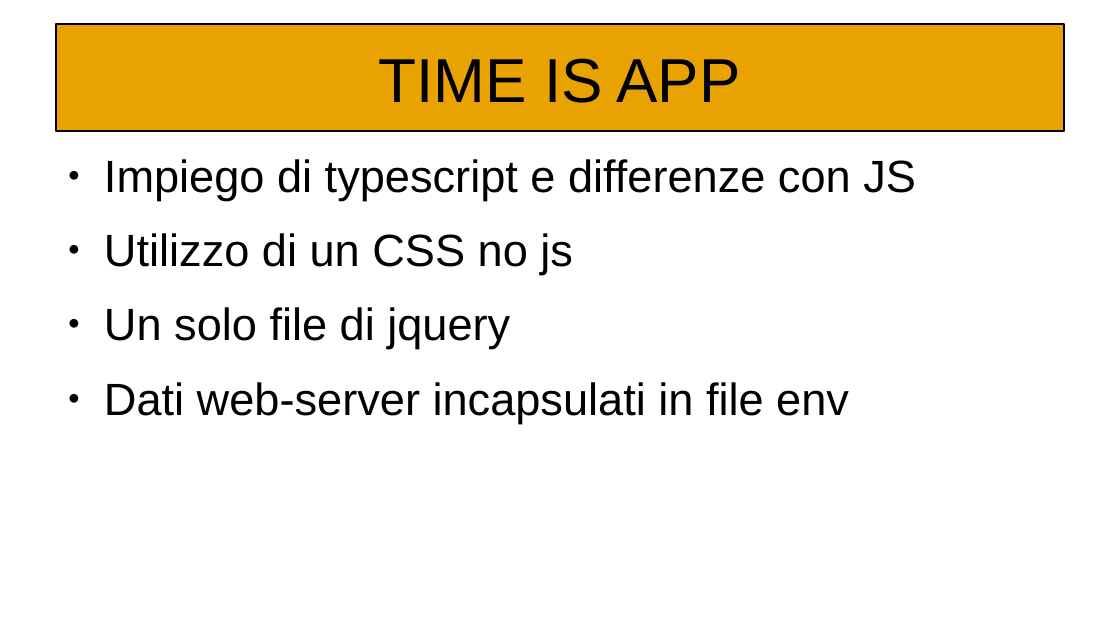
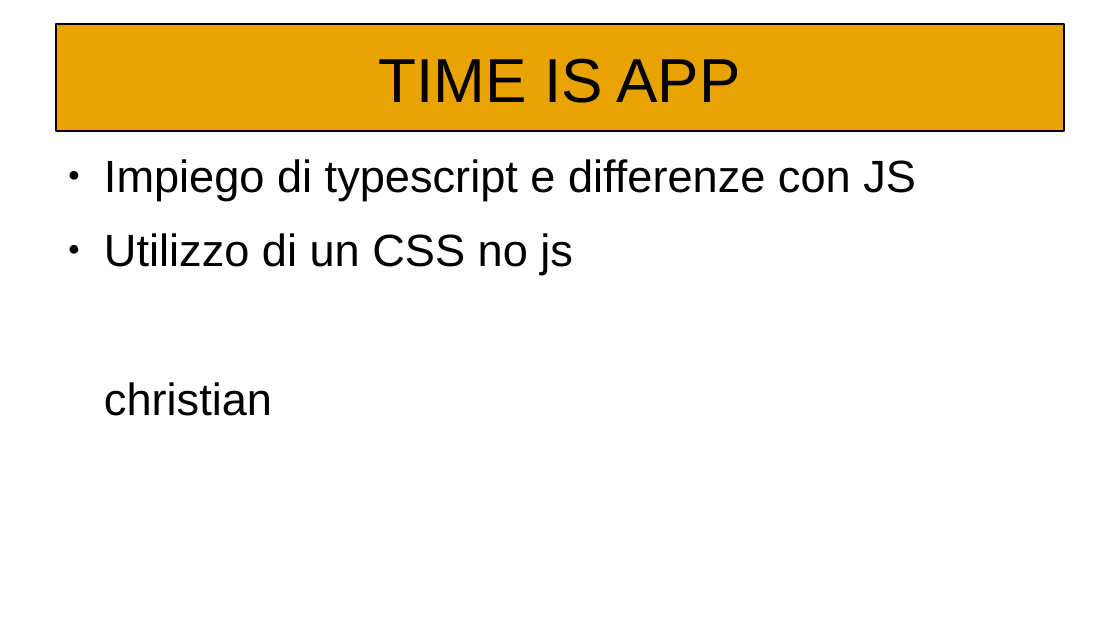
Before and after one commit to Kilne/Progetto_TecWeb, a slide deck: slide 6 of Relazioni/Maiuri.odp (slide 5 before the commit). Drawn at 1120x630 pixels with LibreOffice and Linux fonts; fonts in the diff are those of the drawing. Boxes give left, top, right and bottom in pixels: in the first picture for what was removed or moved away, otherwise in the second. Text is boxed around its words. In the diff, an @@ line names an element or a change of style, - is before the commit and + after.

```diff
--- a/Relazioni/Maiuri.odp
+++ b/Relazioni/Maiuri.odp
@@ text at [104, 382, 272, 416]: text changed @@
-● Un solo file di jquery
-● Dati web-server incapsulati in file env
+christian
```
Also in this commit, not shown: 3 other slides changed, 5 slides added, 2 other files.
